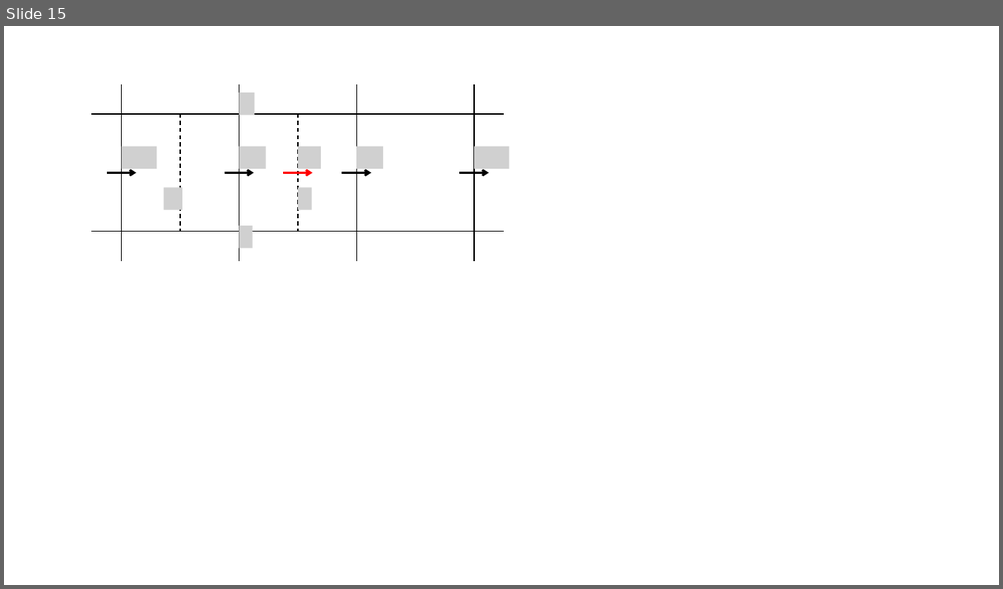
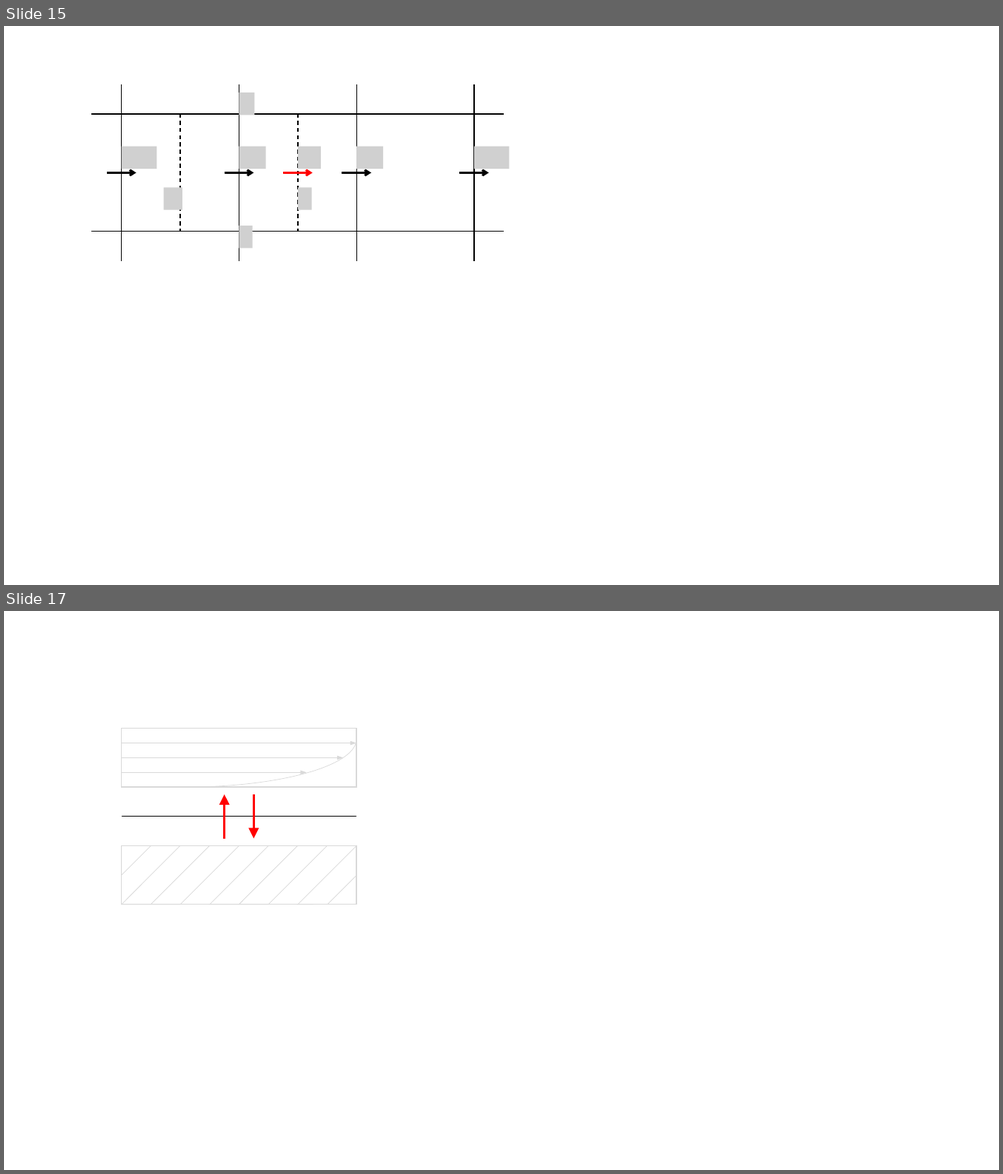
Before and after one commit to AndreaVescovini/Thesis, a slide deck: img/celle.pptx. Shown one above the other, each under a label of ours: slide 15 before the commit, slides 15 and 17 after it; the slides between them are not shown. The pictures are 1003x589 and 1003x1174 pixels, drawn with LibreOffice and Linux fonts; fonts in the diff are those of the drawing; grey boxes stand for pictures. Boxes give left, top, right and bottom in pixels: in the first picture for what was removed or moved away, otherwise in the second. Text is boxed around its words. In the diff, an @@ line names an element or a change of style, - is before the commit and + after.

```diff
--- a/img/celle.pptx
+++ b/img/celle.pptx
@@ slide 17 added at [4,611,999,1170], background #FFFFFF @@
@@ arc (boxed as its full ellipse) added at [15,692,357,788], outline #D9D9D9 0.5 pt @@
@@ rectangle added at [121,728,356,787], fill #FFFFFF, outline #D9D9D9 1 pt @@
@@ arrow added from (121, 743) to (356, 743), #D9D9D9 0.5 pt @@
@@ arrow added from (121, 758) to (344, 758), #D9D9D9 0.5 pt @@
@@ arrow added from (121, 773) to (307, 773), #D9D9D9 0.5 pt @@
@@ arrow added from (224, 839) to (224, 795), #FF0000 2 pt @@
@@ arrow added from (254, 795) to (254, 839), #FF0000 2 pt @@
@@ line added from (121, 817) to (356, 817), #000000 1 pt @@
@@ parallelogram added at [121,846,209,905], fill #FFFFFF, outline #D9D9D9 0.5 pt @@
@@ right triangle added at [121,846,151,875], fill #FFFFFF, outline #D9D9D9 0.5 pt @@
@@ rectangle added at [121,846,356,905], outline #D9D9D9 1 pt @@
@@ parallelogram added at [151,846,239,905], fill #FFFFFF, outline #D9D9D9 0.5 pt @@
@@ parallelogram added at [210,846,298,905], fill #FFFFFF, outline #D9D9D9 0.5 pt @@
@@ parallelogram added at [239,846,327,905], fill #FFFFFF, outline #D9D9D9 0.5 pt @@
@@ trapezoid added at [298,846,371,920], fill #FFFFFF, outline #D9D9D9 0.5 pt @@
@@ line added from (356, 875) to (327, 905), #D9D9D9 0.5 pt @@
```
Also in this commit, not shown: 3 other slides added, 7 other files.
